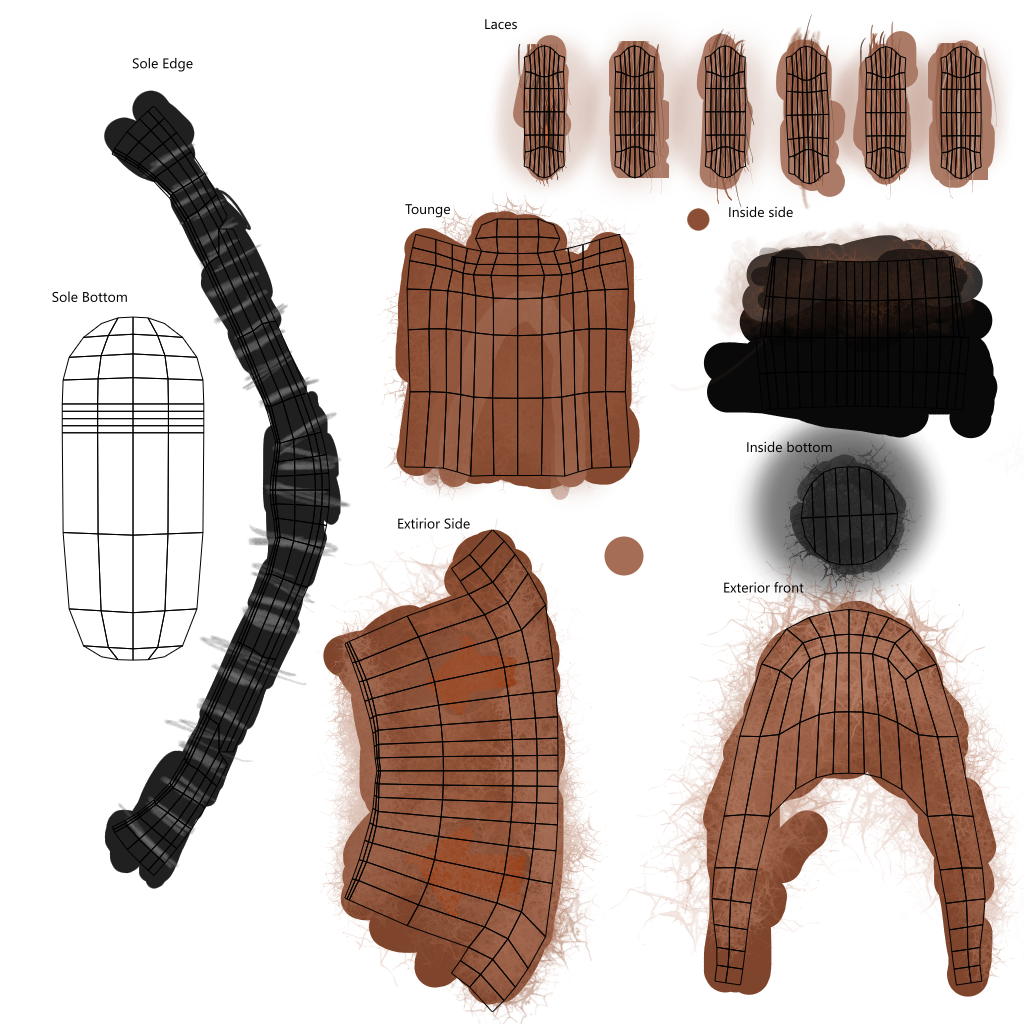
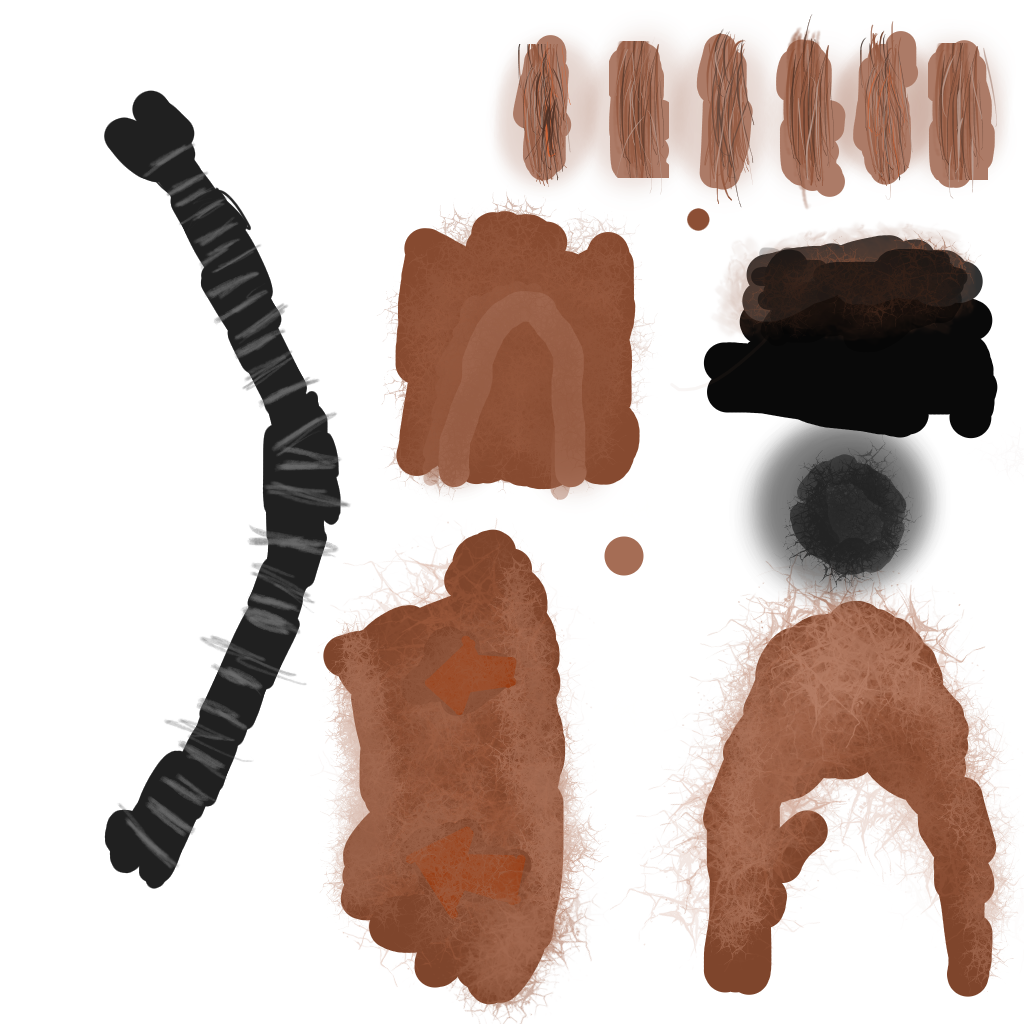
Before/after of a 1024 x 1024 layered artwork. What changed in the layer stack:
hid "Background" over bbox(52, 19, 986, 1012)
painted on "Paint Layer 3" (4th of 4) over bbox(256, 19, 986, 1012)
